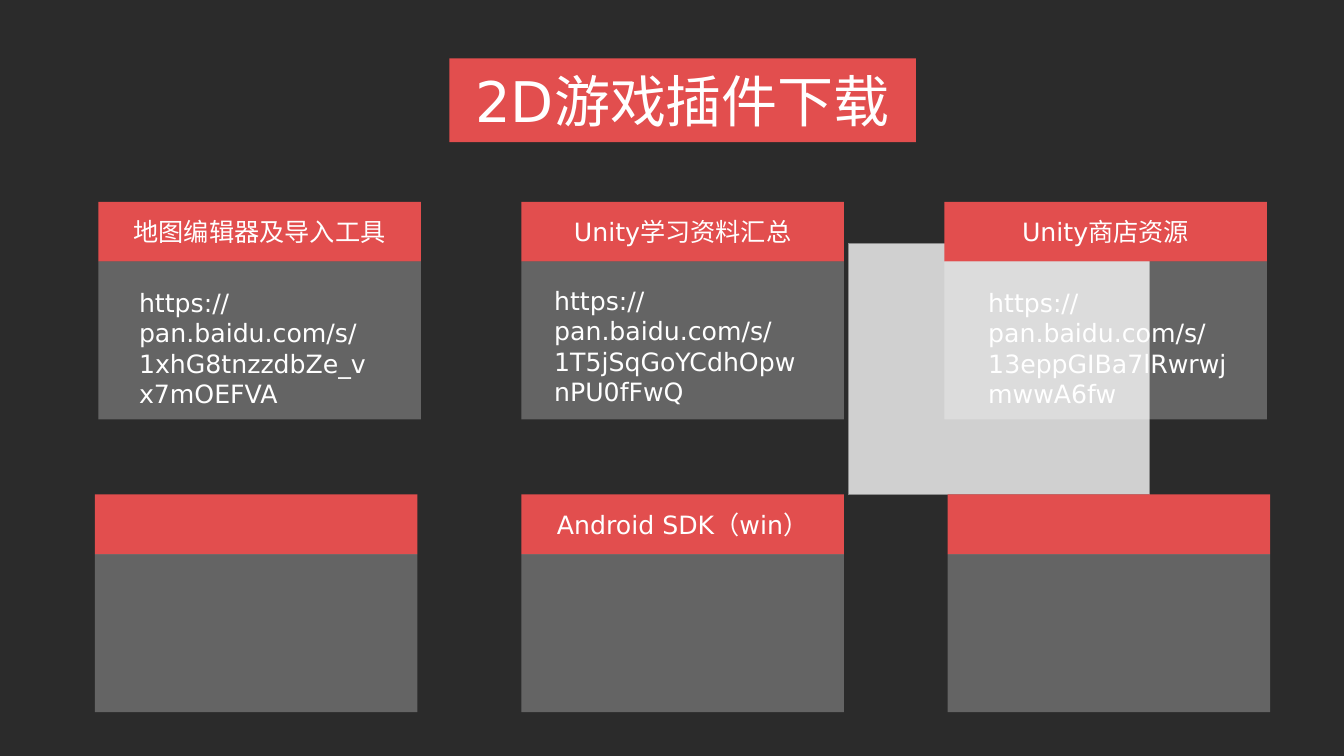
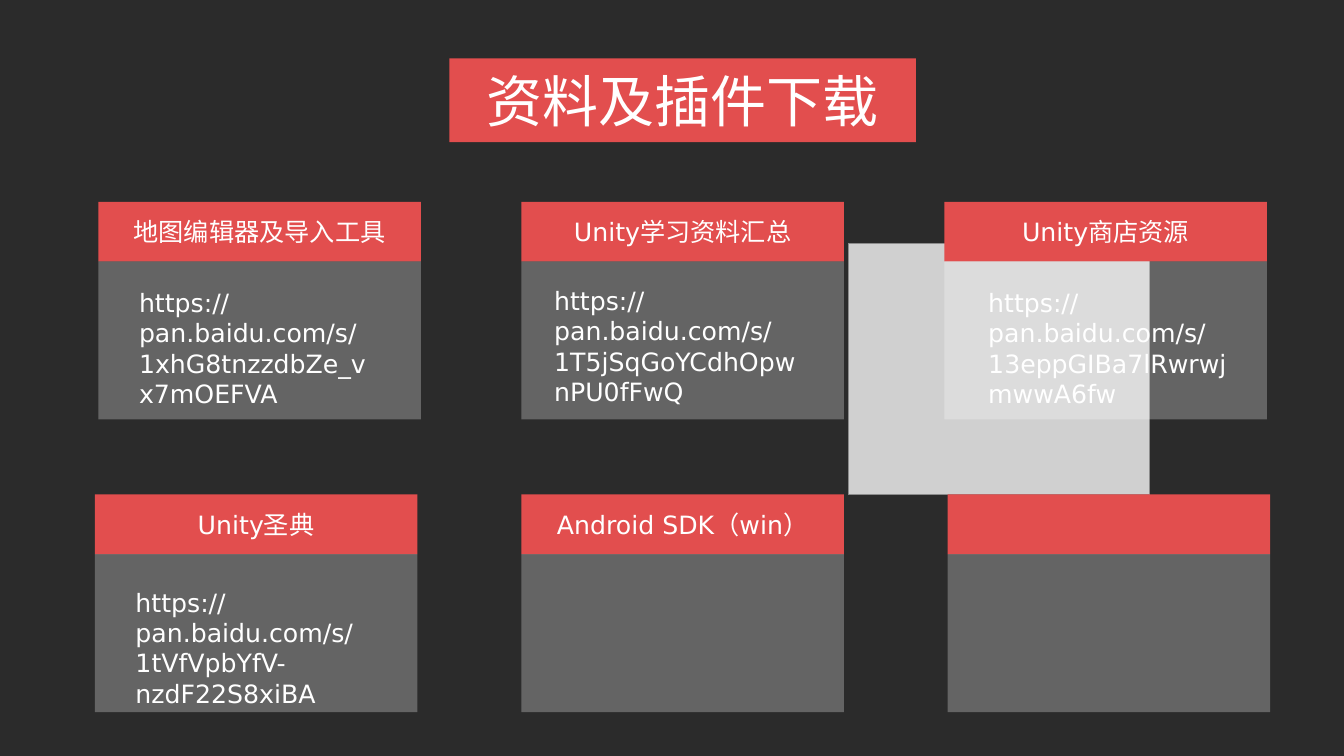
Before and after one commit to ThreePeopleGame/Death, a slide deck: slide 3 of Share/资料下载.pptx. Drawn at 1344x756 pixels with LibreOffice and Linux fonts; fonts in the diff are those of the drawing; grey boxes stand for pictures; background and template pictures are left out; a plain dark background stands for a picture behind light text. Boxes give left, top, right and bottom in pixels: in the first picture for what was removed or moved away, otherwise in the second. Text is boxed around its words. In the diff, an @@ line names an element or a change of style, - is before the commit and + after.

Commit message:
Unity圣典
圣典

```diff
--- a/Share/资料下载.pptx
+++ b/Share/资料下载.pptx
@@ text in rectangle at [487,75,879,127]: text changed @@
-2D游戏插件下载
+资料及插件下载
@@ text in rectangle at [198,513,315,540]: text added @@
+Unity圣典
@@ text added at [135,593,352,704], 18 pt, text #FFFFFF @@
+https://pan.baidu.com/s/1tVfVpbYfV-nzdF22S8xiBA
```
Also in this commit, not shown: 1 other file.
